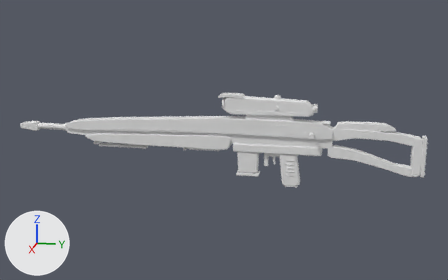
What one commit did to the FBX model Art/Export/Weapons/SM_SB_Sniper.fbx.
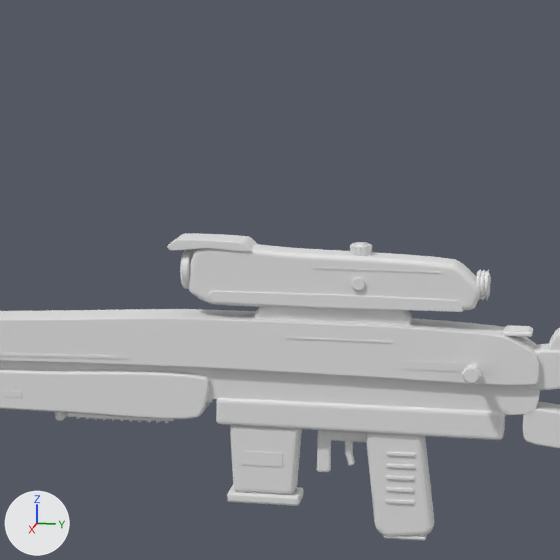
Each version appears first whole from a 50 mm camera at (2.21, 0.205, 0.554) aimed at (0.01, -0.235, 0.004), and next in a close-up on the part from 37% to 76% of the width and 7% to 69% of the height. The axes (+X, +Y, +Z) are drawn at lower left. The lights are the same throughout. The older version's two pictures come first. Vertices at exactly the same position are counted once.

In view in the first close-up: 'SM_SB_Sniper'.
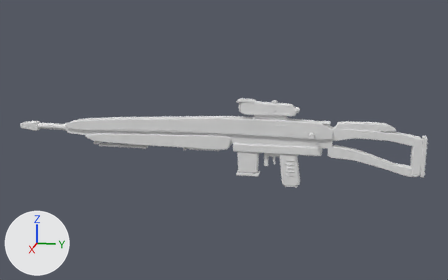
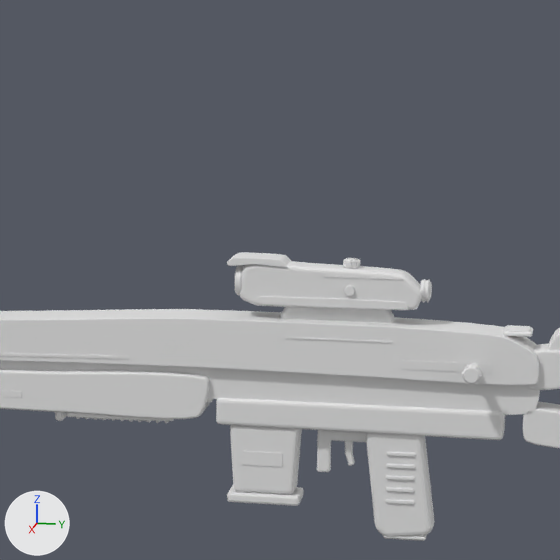
Boxes [x1, y1, x2, y2] around the edits, measured in the close-ups (560 x 560 px; the box of a moved part takes in the faces that stretch with it):
'SM_SB_Sniper', reshaped
    before: [0, 233, 560, 541]
    after: [0, 252, 560, 541]
part 1 of me_sm_sb_sniper_low_001, moved or reshaped
    before: [476, 271, 490, 299]
    after: [420, 280, 431, 302]
part 2 of me_sm_sb_sniper_low_001, moved or reshaped
    before: [478, 269, 481, 300]
    after: [423, 279, 426, 302]
part 3 of me_sm_sb_sniper_low_001, moved or reshaped
    before: [482, 270, 485, 300]
    after: [430, 283, 432, 299]
part 4 of me_sm_sb_sniper_low_001, added
    after: [323, 276, 404, 280]
part 5 of me_sm_sb_sniper_low_001, deleted
    before: [167, 233, 491, 300]
part 6 of me_sm_sb_sniper_low_001, moved or reshaped
    before: [189, 243, 480, 325]
    after: [227, 252, 430, 310]

Diff of the bpy script that builds the scene:
```diff
--- a/Art/Export/Weapons/SM_SB_Sniper.fbx.py
+++ b/Art/Export/Weapons/SM_SB_Sniper.fbx.py
@@ me_sm_sb_sniper_low_001 @@
 # used by ob_sm_sb_sniper; location = (0.0, 0.0, 0.0); rotation_euler = (0.0, -3.142, 0.0), in degrees (0, -180, 0); scale = (-0.01, -0.01, -0.01)
-me_sm_sb_sniper_low_001.from_pydata(...)  # 7832 vertices, 7061 faces; spans x -3.0..6.0, y -49.0..106.0, z -16.0..18.0
+me_sm_sb_sniper_low_001.from_pydata(...)  # 7768 vertices, 7023 faces; spans x -3.0..6.0, y -49.0..106.0, z -16.0..16.0
+# me_sm_sb_sniper_low_001 part 1: the loose piece of 96 vertices spanning x -2.0..2.0, y -10.0..-9.0, z 12.0..15.0 is moved by (0.0, 6.0, -1.0)
+# me_sm_sb_sniper_low_001 part 2: the loose piece of 48 vertices spanning x -2.0..2.0, y -9.0, z 12.0..15.0 is moved by (0.0, 6.0, -1.0)
+# me_sm_sb_sniper_low_001 part 3: the loose piece of 48 vertices spanning x -2.0..2.0, y -10.0, z 12.0..15.0 is moved by (0.0, 6.0, -1.0)
+# me_sm_sb_sniper_low_001 part 4: a new loose piece, a box spanning x 1.61..1.67, y -1.0..8.0, z 13.94..14.06, in mat_m_sbw_sniper (white #e7e7e7)
+# me_sm_sb_sniper_low_001 part 5: 7 loose pieces with 494 vertices, spanning x -2.0..2.0, y -10.0..26.0, z 12.0..18.0, are deleted
+# me_sm_sb_sniper_low_001 part 6: 314 vertices moved from x -2.0..2.0, y -8.0..22.0, z 8.0..17.0 to x -2.0..2.0, y -4.0..19.0, z 10.0..16.0; 701 vertices removed from x -3.0..2.0, y -9.0..23.0, z 8.0..18.0; 1035 vertices added at x -2.0..2.0, y -4.0..19.0, z 10.0..16.0
+# other edits to the shape of me_sm_sb_sniper_low_001 do not show in these pictures
 me_sm_sb_sniper_low_001.materials.append(mat_m_sbw_sniper)
```
